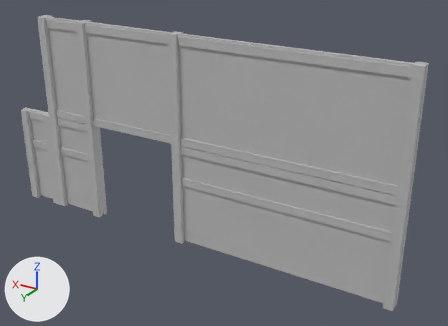
What one commit did to the FBX model Project/Resources/Models/Rooms/Room2Tatami/Room2Tatami_Wall3.fbx.
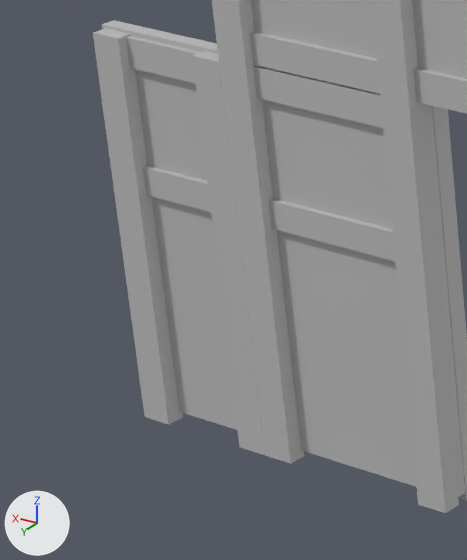
Each version appears first whole from a 50 mm lens placed at (-16.31, -18.24, 26.56), pointed at (1.12, -47.28, 12.04), and next in a close-up on the part from 0% to 23% of the width and 32% to 70% of the height. Every picture has the same lights, and +X, +Y and +Z are marked at lower left. The first two pictures are the older version. Where no turn or scale is listed for an object, it has been applied to the vertices.

In view in the first close-up: 'pasted__pCube293', 'pasted__pCube294', 'pasted__pCube295', 'pasted__pCube72', 'pasted__pCube74', 'pasted__pCube91', 'pasted__pCube95', 'pasted__pCube97', 'wall'.
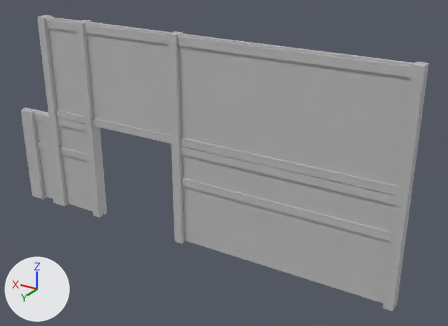
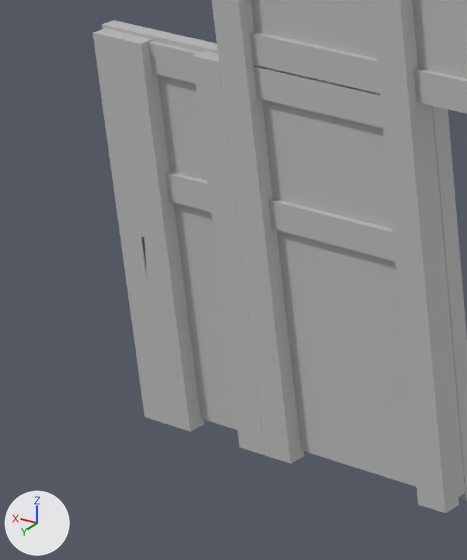
What differs and where, as boxes (x1, y1, x2, y2) in the close-ups (467 x 560 px):
'pasted__pCube288', added
    after: (116, 33, 204, 432)

Diff of the bpy script that builds the scene:
```diff
--- a/Project/Resources/Models/Rooms/Room2Tatami/Room2Tatami_Wall3.fbx.py
+++ b/Project/Resources/Models/Rooms/Room2Tatami/Room2Tatami_Wall3.fbx.py
@@ me_mesh_023 @@
+me_mesh_023.from_pydata(...)  # a box spanning x -0.38..0.18, y -0.15..0.15, z -3.81..2.76
+me_mesh_023.materials.append(mat_lambert1)  # grey #bcbcbc
@@ ob_pasted__pcube288 @@
+ob_pasted__pcube288 = bpy.data.objects.new('pasted__pCube288', me_mesh_023)
+ob_pasted__pcube288.location = (16.03, -46.18, 10.26)
```
